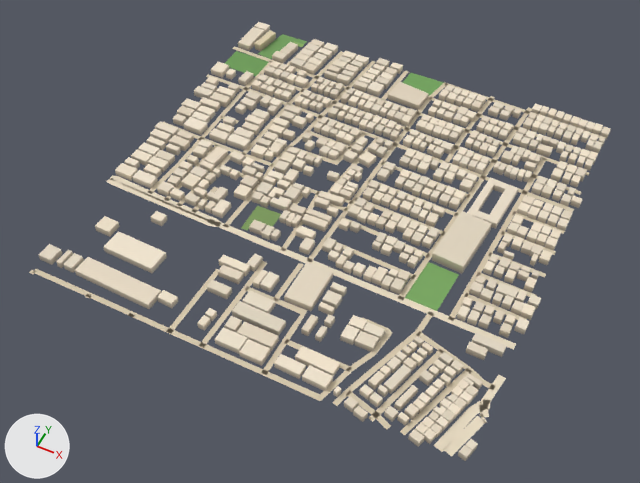
One commit to the glTF model public/assets/bengaluru-region-v1/tiles/t-9_0-l1.glb: the scene before it, then after it.
The view is the same before and after, from a 50 mm lens placed at (-3945.0, -403.0, 728.0), pointed at (-4248.0, 203.0, -30.0). Lighting does not change. The marker at lower left points along +X, +Y and +Z. The first picture is the older version. Vertices at exactly the same position are counted once.

Script lines for the objects in view, before the commit:
```python
me_building = bpy.data.meshes.new('building')
me_building.from_pydata(...)  # 5250 vertices, 6576 faces; spans x 1.0..505.0, y -5.0..504.0, z 0.0..12.0
me_building.materials.append(mat_building)
me_ground = bpy.data.meshes.new('ground')
me_ground.from_pydata(...)  # 856 vertices, 718 faces; spans x -1.0..504.0, y -3.0..501.0, z 1.0
me_ground.materials.append(mat_ground)
ob_building = bpy.data.objects.new('building', me_building)
ob_building.location = (-4500.0, 0.0, 0.0)
ob_ground = bpy.data.objects.new('ground', me_ground)
ob_ground.location = (-4500.0, 0.0, 0.0)
```
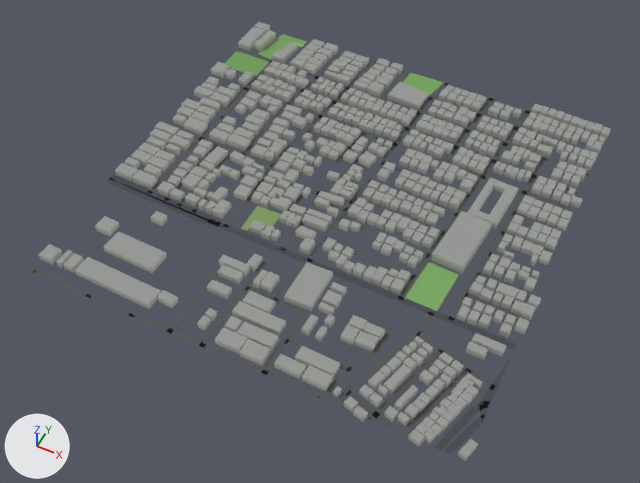
What differs and where, as boxes [x1, y1, x2, y2] in the pictures (640 x 483 px; the box of a moved part takes in the faces that stretch with it):
'ground', reshaped: before [29, 34, 600, 457]; after [29, 34, 600, 454]
part 1 of me_building, recoloured (darker): [39, 22, 611, 460] in both
part 2 of me_ground, rebuilt: before [433, 401, 485, 452]; after [435, 403, 485, 451]
part 3 of me_ground, rebuilt (9% narrower, 10% shorter): before [443, 416, 486, 457]; after [444, 417, 483, 454]
part 4 of me_ground, rebuilt: before [482, 400, 491, 409]; after [483, 401, 491, 408]
part 5 of me_ground, moved or reshaped: before [106, 82, 600, 435]; after [107, 82, 600, 435]
part 6 of me_ground, moved or reshaped: before [206, 46, 344, 89]; after [206, 46, 344, 90]
part 7 of me_ground, recoloured: before [29, 42, 600, 435]; after [29, 42, 565, 435]

The change in detail:
me_building is used by ob_building; location (-4500.0, 0.0, 0.0).
me_building had 5250 vertices, 6576 faces and spanned x 1.0..505.0, y -5.0..504.0, z 0.0..12.0.
me_building now has 5250 vertices, 7900 faces and spans x 1.0..505.0, y -5.0..504.0, z 0.0..12.0.
me_building part 1: 6576 kept faces spanning x 1.0..505.0, y -5.0..504.0, z 0.0..12.0 get new vertex colours.
me_ground is used by ob_ground; location (-4500.0, 0.0, 0.0).
me_ground had 856 vertices, 718 faces and spanned x -1.0..504.0, y -3.0..501.0, z 1.0.
me_ground now has 873 vertices, 733 faces and spans x 0.0..500.0, y 0.0..500.0, z 1.0.
me_ground part 2: the loose piece of 8 vertices spanning x 468.0..498.0, y -1.0..65.0, z 1.0 is rebuilt with 10 vertices and now spans x 469.0..497.0, y 0.0..64.0, z 1.0.
me_ground part 3: the loose piece of 6 vertices spanning x 477.0..503.0, y -2.0..49.0, z 1.0 is rebuilt with 9 vertices and now spans x 478.0..500.0, y 0.0..48.0, z 1.0.
me_ground part 4: the loose piece of 6 vertices spanning x 492.0..501.0, y 58.0..70.0, z 1.0 is rebuilt with 6 vertices and now spans x 492.0..500.0, y 59.0..69.0, z 1.0.
me_ground part 5: 39 vertices moved from x -1.0..504.0, y -3.0..499.0, z 1.0 to x 0.0..500.0, y 0.0..500.0, z 1.0; 27 vertices removed from x -1.0..504.0, y -3.0..501.0, z 1.0; 39 vertices added at x 0.0..500.0, y 0.0..500.0, z 1.0.
me_ground part 6: 4 vertices moved from x 30.0..31.0, y 370.0..444.0, z 1.0 to x 27.0..28.0, y 370.0..444.0, z 1.0; 2 vertices removed from x 132.0..138.0, y 467.0..468.0, z 1.0; 2 vertices added at x 132.0..138.0, y 474.0, z 1.0.
me_ground part 7: 573 kept faces spanning x 0.0..500.0, y 0.0..500.0, z 1.0 get new vertex colours; the middle colour goes from beige #d7c9ae to dark grey #535556.
Other edits to the shape of me_ground do not show in these pictures.
